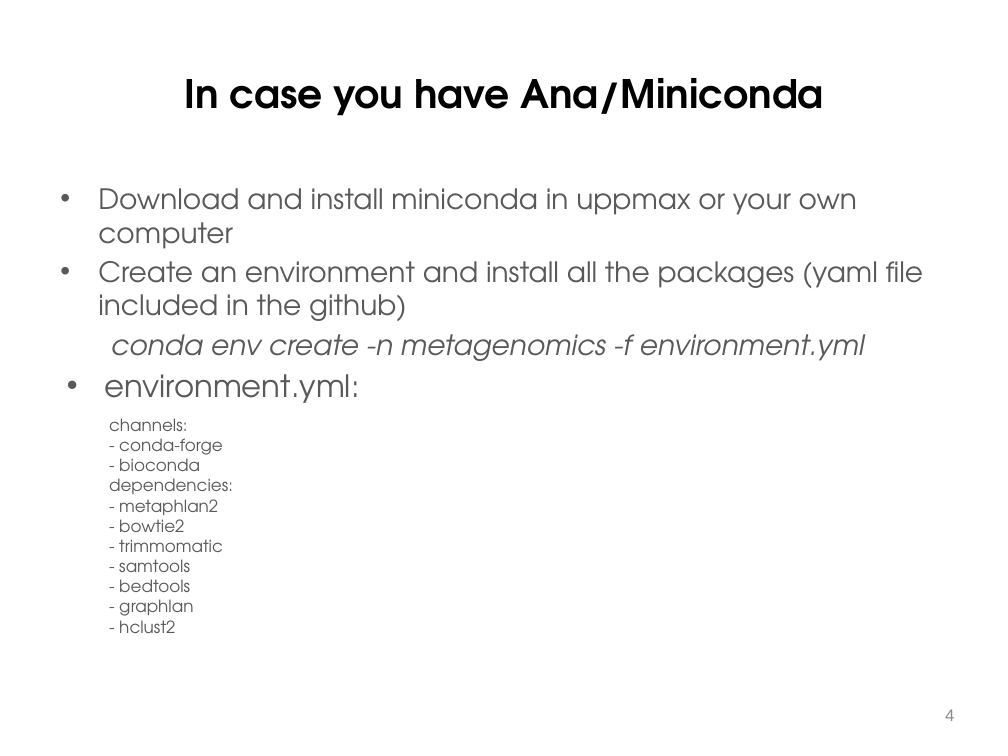
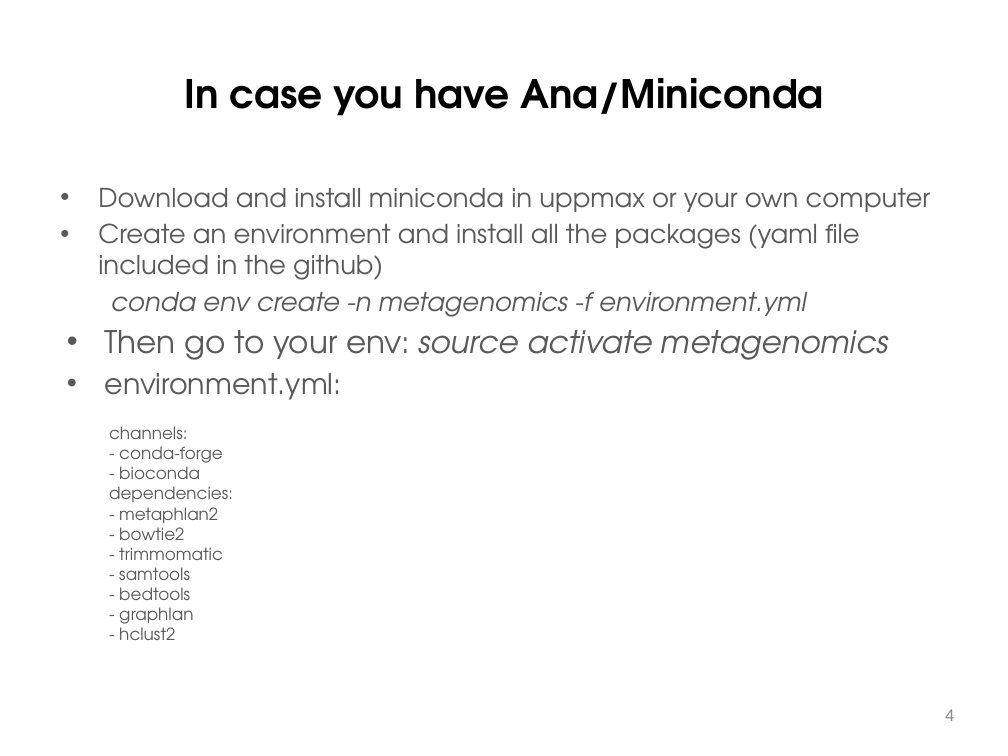
Before and after one commit to sysmedicine/phd2018, a slide deck: slide 4 of Workshop/MetagenomicsWorkshop/Day3_MetagenomicsWorkshop.pptx. Drawn at 1008x756 pixels with LibreOffice and Linux fonts; fonts in the diff are those of the drawing; background and template pictures are left out. Boxes give left, top, right and bottom in pixels: in the first picture for what was removed or moved away, otherwise in the second. Text is boxed around its words. In the diff, an @@ line names an element or a change of style, - is before the commit and + after.

Commit message:
add

```diff
--- a/Workshop/MetagenomicsWorkshop/Day3_MetagenomicsWorkshop.pptx
+++ b/Workshop/MetagenomicsWorkshop/Day3_MetagenomicsWorkshop.pptx
@@ text at (x1=98, y1=188, x2=931, y2=400): size 20 to 18.5 pt in "Download and install miniconda in uppmax or ...", "Create an environment and install all the ...", "conda env create -n metagenomics -f environment.yml"; size 22 to 20.4 pt in "environment.yml:" @@
@@ text at (x1=105, y1=330, x2=888, y2=360): paragraph added @@
+• Then go to your env: source activate metagenomics
@@ text "channels:" moved from (x1=109, y1=418, x2=233, y2=633) to (x1=109, y1=426, x2=233, y2=640) @@
```
